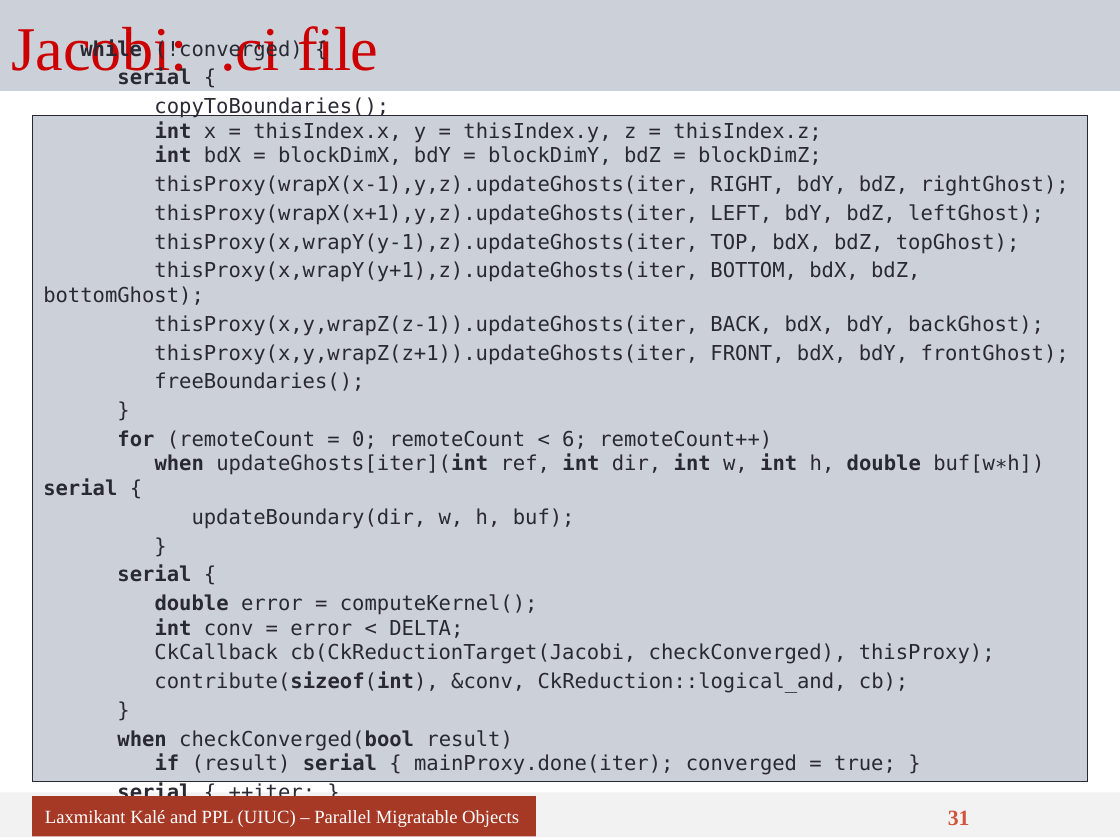
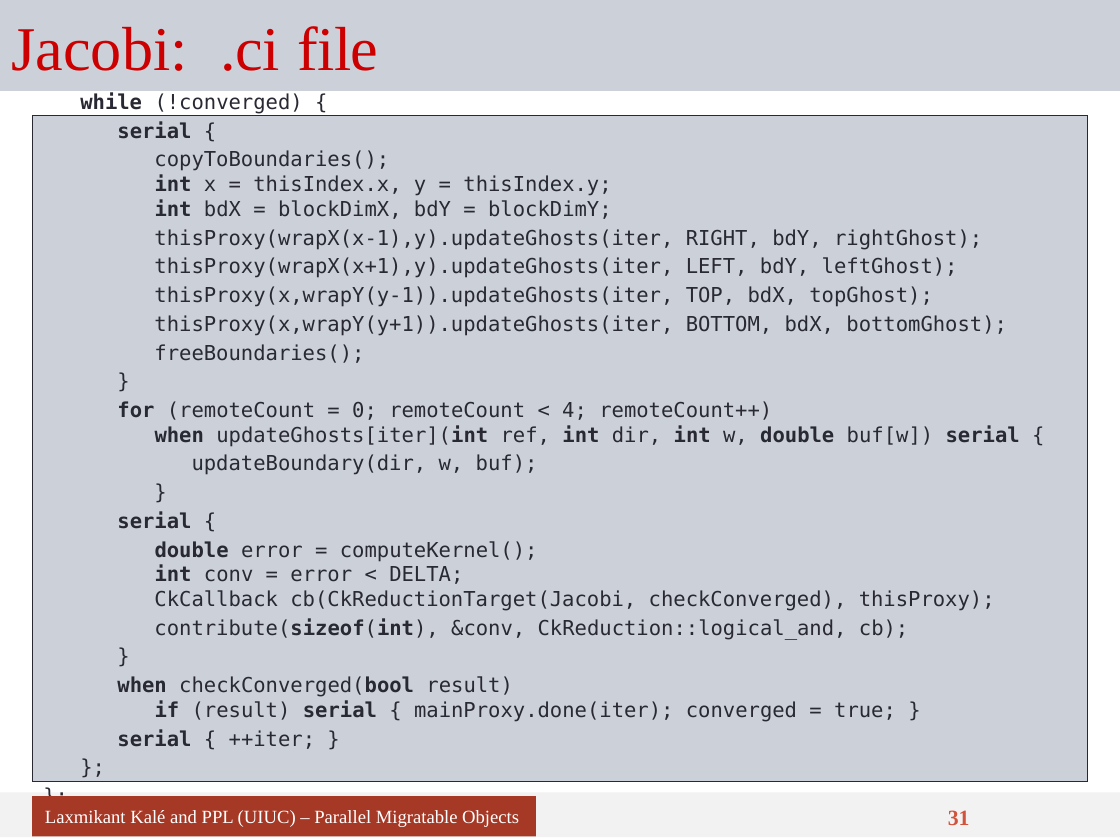
Before and after one commit to UIUC-PPL/charm_tutorial, a slide deck: slide 31 of tutorial-07-sdag.pptx. Drawn at 1120x840 pixels with LibreOffice and Linux fonts; fonts in the diff are those of the drawing. Boxes give left, top, right and bottom in pixels: in the first picture for what was removed or moved away, otherwise in the second. Text is boxed around its words. In the diff, an @@ line names an element or a change of style, - is before the commit and + after.

Commit message:
tut 7: Convert jacobi from 3d to 2d

```diff
--- a/tutorial-07-sdag.pptx
+++ b/tutorial-07-sdag.pptx
@@ text at (x1=154, y1=150, x2=1007, y2=336): text changed @@
-copyToBoundaries();
-int x = thisIndex.x, y = thisIndex.y, z = thisIndex.z;
-int bdX = blockDimX, bdY = blockDimY, bdZ = blockDimZ;
-thisProxy(wrapX(x-1),y,z).updateGhosts(iter, RIGHT, bdY, bdZ, rightGhost);
-thisProxy(wrapX(x+1),y,z).updateGhosts(iter, LEFT, bdY, bdZ, leftGhost);
-thisProxy(x,wrapY(y-1),z).updateGhosts(iter, TOP, bdX, bdZ, topGhost);
-thisProxy(x,wrapY(y+1),z).updateGhosts(iter, BOTTOM, bdX, bdZ, bottomGhost);
-thisProxy(x,y,wrapZ(z-1)).updateGhosts(iter, BACK, bdX, bdY, backGhost);
-thisProxy(x,y,wrapZ(z+1)).updateGhosts(iter, FRONT, bdX, bdY, frontGhost);
+copyToBoundaries();
+int x = thisIndex.x, y = thisIndex.y;
+int bdX = blockDimX, bdY = blockDimY;
+thisProxy(wrapX(x-1),y).updateGhosts(iter, RIGHT, bdY, rightGhost);
+thisProxy(wrapX(x+1),y).updateGhosts(iter, LEFT, bdY, leftGhost);
+thisProxy(x,wrapY(y-1)).updateGhosts(iter, TOP, bdX, topGhost);
+thisProxy(x,wrapY(y+1)).updateGhosts(iter, BOTTOM, bdX, bottomGhost);
@@ text at (x1=117, y1=401, x2=1020, y2=475): text changed @@
-for (remoteCount = 0; remoteCount < 6; remoteCount++)
-when updateGhosts[iter](int ref, int dir, int w, int h, double buf[w∗h]) serial {
-updateBoundary(dir, w, h, buf);
+for (remoteCount = 0; remoteCount < 4; remoteCount++)
+when updateGhosts[iter](int ref, int dir, int w, double buf[w]) serial {
+updateBoundary(dir, w, buf);
```
Also in this commit, not shown: 2 other slides changed.
